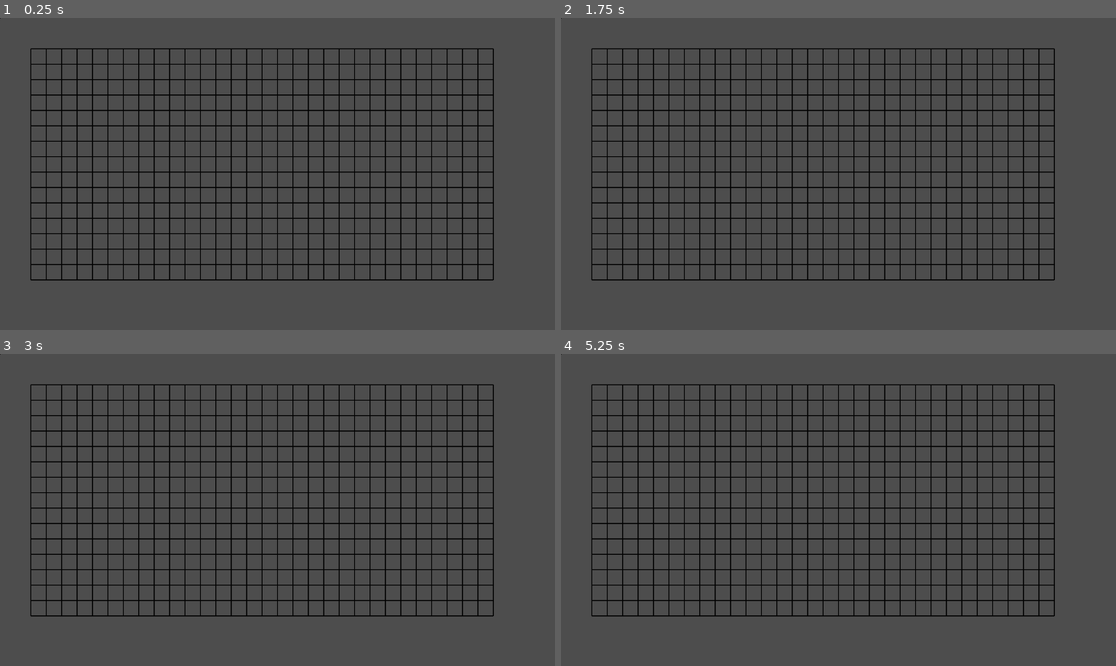
Above: before the commit, frames 1-4 (two rows, left to right).
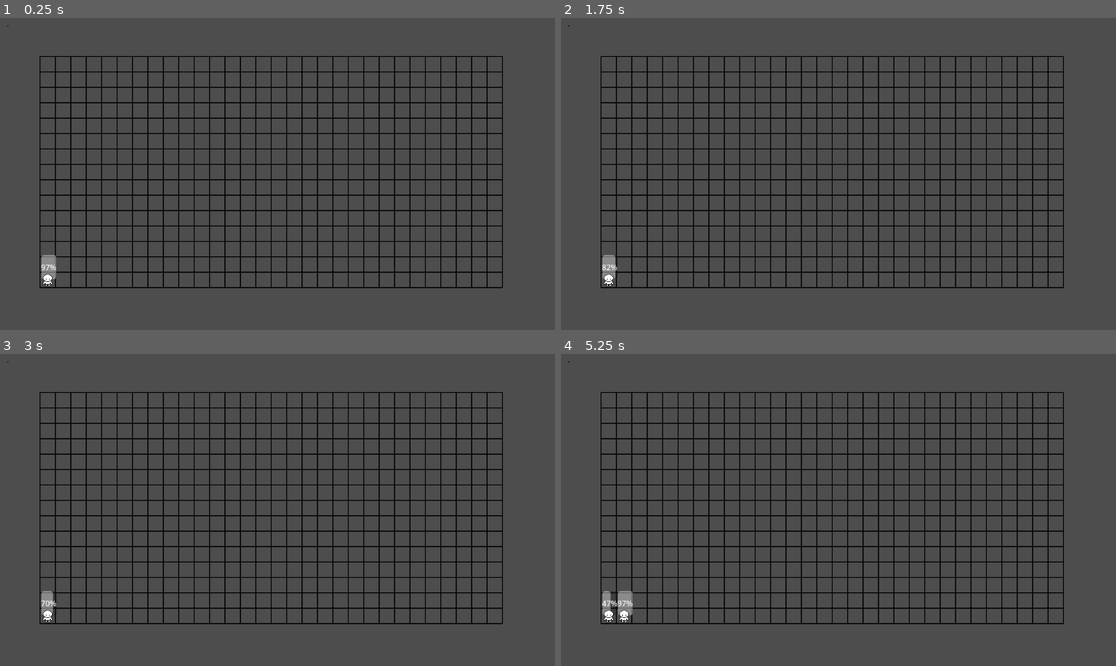
Above: after the commit, the same moments.

Repository: RianShinozaki/GardenExpress
Game: Godot game, scene res://game.tscn
Two runs of this game, one before a commit and one after it. Both use one fixed random seed, a clock stepped at 60 frames per second and the inputs below.
Inputs (mouse positions are in pixels of both pictures, inside the frame that each line leads up to):
- Up to frame 1 (0.25 s): no input
- Up to frame 2 (1.75 s): tap Enter at 0.5 s; move the mouse to (960, 158) at 0.52 s; click (960, 158) at 0.6 s; tap Space at 1.25 s; drag from (727, 189) to (810, 236) at 1.27 s
- Up to frame 3 (3 s): tap Enter at 2 s; move the mouse to (333, 441) at 2.02 s; click (333, 441) at 2.1 s; tap Space at 2.75 s; drag from (249, 572) to (111, 463) at 2.77 s
- Up to frame 4 (5.25 s): tap Enter at 3.5 s; move the mouse to (1005, 556) at 3.52 s; click (1005, 556) at 3.6 s; tap Space at 4.25 s; drag from (672, 463) to (755, 432) at 4.27 s; move the mouse to (866, 510) at 5.02 s; click (866, 510) at 5.1 s

The runs differ from the first frame. In frame 1, 18% of the frame differs, in the area x 0-91%, y 0-87%; in frame 2, 18%; in frame 3, 17%; in frame 4, 18%.
Error before the commit: Invalid access to property or key 'input_event' on a base object of type 'null instance'. (res://Scripts/grid_object.gd:17)

Commit message:
fix customer spawn and queue

Diff:
--- a/customer_object.gd
+++ b/Scripts/customer_object.gd
@@ -1,14 +1,16 @@
-class_name CustomerObject
-extends GridObject
+class_name CustomerObject extends GridObject
 
 # dictionary of monuments and the time left to visit
 @export var monuments: Dictionary
-@export var time_remaining: float
-var in_queue: bool = false
+@export var time_remaining: float = 10.0
+var in_queue: bool = true
+
 @onready var progress_bar: ProgressBar = $ProgressBar
 
 func _ready() -> void:
 	super._ready()
+	progress_bar.visible = true
+
 	radius = 100
 
 	progress_bar.max_value = time_remaining
@@ -16,15 +18,15 @@
 
 	# choose random monuments to visit
 	#var all_monuments = ["tree", "fountain", "flowers"] # replace this when implementing monuments
-	var num_to_visit = randi() % 4 + 1
+	#var num_to_visit = randi() % 4 + 1
 
-	time_remaining = 10 * num_to_visit + 5
+	#time_remaining = time_remaining * num_to_visit
 
 	#all_monuments.shuffle()
 	#for i in range(num_to_visit):
 		#monuments[all_monuments[i]] = 10.0;
 
-	print("%s wants to visit %d monuments." % [name, monuments.size()])
+	#print("%s wants to visit %d monuments." % [name, monuments.size()])
 
 func _process(delta: float) -> void:
 	super._process(delta)
@@ -35,7 +37,7 @@
 	if (time_remaining <= 0):
 		_leave()
 
-	_check_satisfaction(delta)
+	#_check_satisfaction(delta)
 
 func _check_satisfaction(delta) -> void:
 #	decrease time the player needs to stay by a monument
@@ -53,13 +55,6 @@
 	if visited_all:
 		_leave()
 
-func _on_drag_start() -> void:
-	if in_queue:
-		in_queue = false
-		var queue_parent = get_parent()
-		queue_parent.remove_child(self)
-		get_tree().get_root().get_node("BoardObjects").add_child(self)
-
 func _leave() -> void:
 	# called when a customer is satisfied / out of time
 	queue_free()
--- a/Scripts/customer_queue.gd
+++ b/Scripts/customer_queue.gd
@@ -1,10 +1,13 @@
-extends HBoxContainer
-class_name CustomerQueue
+@tool
+class_name CustomerQueue extends Node2D
 
+@export var grid_controller: grid_controller
 @export var customer_scene: PackedScene
-var spawn_interval: float = 10.0
+@export var customer_queue: CustomerQueue
+
+var spawn_interval: float = 5.0
 var spawn_timer: float = 0.0
-
+var next_column: int = 0
 
 func _process(delta: float) -> void:
 	spawn_timer -= delta
@@ -13,7 +16,24 @@
 		spawn_timer = spawn_interval
 
 func _spawn_customer() -> void:
-	var customer = customer_scene.instantiate()
-	print(customer)
+	if customer_scene == null:
+		push_error("CustomerQueue: customer_scene is not assigned!")
+		return
+
+	var customer = customer_scene.instantiate() as CustomerObject
 	customer.in_queue = true
-	add_child(customer)
+
+	# place in bottom row of the grid
+	var grid = grid_controller.instance
+	var bottom_row = grid.gridSize.y - 1
+	var grid_position = Vector2i(next_column, bottom_row)
+	customer.global_position = grid.originPoint + grid_position * grid.cellSize
+
+	# add to BoardObjects node
+	var board = get_tree().get_root().get_node("Game/BoardObjects")
+	board.add_child(customer)
+
+	# move to next column
+	next_column += 1
+	if next_column >= grid.gridSize.x:
+		next_column = 0   # wrap around if row is full
--- a/Scripts/grid_object.gd
+++ b/Scripts/grid_object.gd
@@ -1,8 +1,7 @@
-class_name GridObject
-extends Node2D
+class_name GridObject extends Node2D
 
-@export var snapToGrid: bool
-@export var canBePickedUp: bool
+@export var snapToGrid: bool = true
+@export var canBePickedUp: bool = true
 var pickedUp: bool
 
 @onready var area: Area2D = $Area2D
@@ -22,8 +21,8 @@
 	if snapToGrid:
 		global_position = originPoint + Vector2i(cellSize * gridCoordinate.x, cellSize * gridCoordinate.y)
 
-	print(roundf(global_position.x / float(cellSize)))
-	print(gridCoordinate)
+	#print(roundf(global_position.x / float(cellSize)))
+	#print(gridCoordinate)
 
 	if pickedUp:
 		global_position = get_viewport().get_mouse_position() - Vector2(cellSize/2, cellSize/2)
--- a/customer.tscn
+++ b/customer.tscn
@@ -1,21 +1,25 @@
-[gd_scene load_steps=3 format=3 uid="uid://h7whcttdoe0e"]
+[gd_scene load_steps=4 format=3 uid="uid://h7whcttdoe0e"]
 
-[ext_resource type="Script" uid="uid://dsrhpsboh1qxo" path="res://customer_object.gd" id="1_7tiyv"]
+[ext_resource type="Script" uid="uid://dsrhpsboh1qxo" path="res://Scripts/customer_object.gd" id="1_7tiyv"]
+[ext_resource type="Texture2D" uid="uid://beqluomyvsplc" path="res://Art Assets/Customers/TestCustomer.png" id="2_r8ta2"]
 
 [sub_resource type="RectangleShape2D" id="RectangleShape2D_7tiyv"]
 
-[node name="Customer" type="Node2D"]
+[node name="CustomerObject" type="Node2D"]
 script = ExtResource("1_7tiyv")
+customer_scene = null
 
 [node name="ProgressBar" type="ProgressBar" parent="."]
-offset_right = 4.0
-offset_bottom = 27.0
+offset_left = -13.0
+offset_top = -52.0
+offset_right = 19.0
+offset_bottom = -1.0
+metadata/_edit_use_anchors_ = true
+
+[node name="Sprite2D" type="Sprite2D" parent="."]
+texture = ExtResource("2_r8ta2")
 
 [node name="Area2D" type="Area2D" parent="."]
-position = Vector2(16, 16)
 
 [node name="CollisionShape2D" type="CollisionShape2D" parent="Area2D"]
-position = Vector2(16, 16)
 shape = SubResource("RectangleShape2D_7tiyv")
-
-[node name="Sprite2D" type="Sprite2D" parent="."]
--- a/game.tscn
+++ b/game.tscn
@@ -1,18 +1,26 @@
-[gd_scene load_steps=3 format=3 uid="uid://xg1fkim5oe64"]
+[gd_scene load_steps=4 format=3 uid="uid://xg1fkim5oe64"]
 
-[ext_resource type="Script" uid="uid://3823qkd12a7a" path="res://grid_controller.gd" id="1_80nbo"]
-[ext_resource type="Script" uid="uid://ce0d138osjrvp" path="res://Scripts/grid_object.gd" id="2_e2o6t"]
+[ext_resource type="Script" uid="uid://3823qkd12a7a" path="res://Scripts/grid_controller.gd" id="1_80nbo"]
+[ext_resource type="Script" uid="uid://cug412gakuo1x" path="res://Scripts/customer_queue.gd" id="2_e2o6t"]
+[ext_resource type="PackedScene" uid="uid://h7whcttdoe0e" path="res://customer.tscn" id="3_feb5d"]
 
 [node name="Game" type="Node2D"]
 texture_filter = 1
 
 [node name="GridController" type="Node2D" parent="."]
+position = Vector2(16, 16)
 script = ExtResource("1_80nbo")
-originPoint = Vector2i(64, 64)
+originPoint = Vector2i(67, 64)
 gridSize = Vector2i(30, 15)
 cellSize = 32
 lineThickness = 2
 
-[node name="GridObject" type="Node2D" parent="."]
+[node name="CustomerQueuer" type="Node2D" parent="." node_paths=PackedStringArray("grid_controller", "customer_queue")]
+position = Vector2(96, 96)
 script = ExtResource("2_e2o6t")
-metadata/_custom_type_script = "uid://ce0d138osjrvp"
+grid_controller = NodePath("../GridController")
+customer_scene = ExtResource("3_feb5d")
+customer_queue = NodePath(".")
+
+[node name="BoardObjects" type="Node2D" parent="."]
+position = Vector2(16, 32)
--- a/grid_object.tscn
+++ b/grid_object.tscn
@@ -1,17 +1,17 @@
-[gd_scene load_steps=3 format=3 uid="uid://btqvf8op4ri0g"]
+[gd_scene load_steps=4 format=3 uid="uid://btqvf8op4ri0g"]
 
 [ext_resource type="Script" uid="uid://ce0d138osjrvp" path="res://Scripts/grid_object.gd" id="1_cw5cl"]
+[ext_resource type="Texture2D" uid="uid://beqluomyvsplc" path="res://Art Assets/Customers/TestCustomer.png" id="2_ruq76"]
 
 [sub_resource type="RectangleShape2D" id="RectangleShape2D_1xyrg"]
 
 [node name="GridObject" type="Node2D"]
 script = ExtResource("1_cw5cl")
 
+[node name="Sprite2D" type="Sprite2D" parent="."]
+texture = ExtResource("2_ruq76")
+
 [node name="Area2D" type="Area2D" parent="."]
-position = Vector2(16, 16)
 
 [node name="CollisionShape2D" type="CollisionShape2D" parent="Area2D"]
-position = Vector2(16, 16)
 shape = SubResource("RectangleShape2D_1xyrg")
-
-[node name="Sprite2D" type="Sprite2D" parent="."]
Renamed: customer_object.gd.uid -> Scripts/customer_object.gd.uid
Renamed: grid_controller.gd -> Scripts/grid_controller.gd
Renamed: grid_controller.gd.uid -> Scripts/grid_controller.gd.uid
